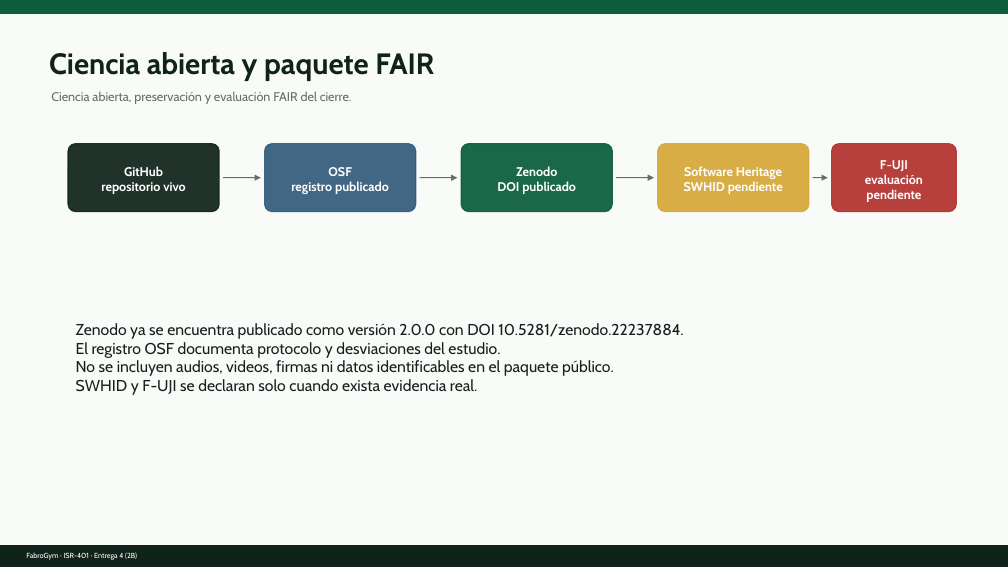
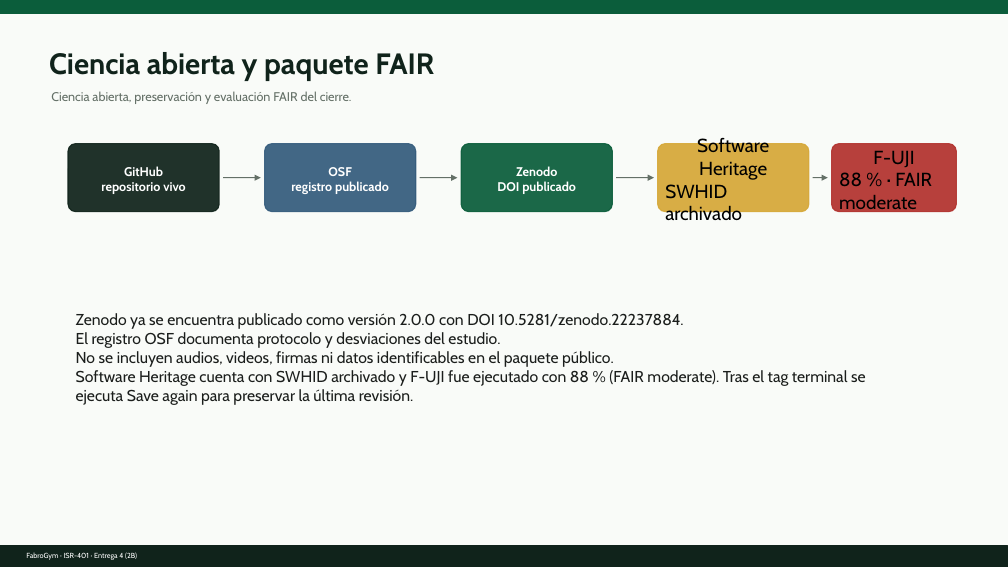
Before and after one commit to gleiston-guerrero/FabroGym_ISR401, a slide deck: slide 15 of 09_Defensa/presentacion.pptx. Drawn at 1008x567 pixels with LibreOffice and Linux fonts; fonts in the diff are those of the drawing. Boxes give left, top, right and bottom in pixels: in the first picture for what was removed or moved away, otherwise in the second. Text is boxed around its words. In the diff, an @@ line names an element or a change of style, - is before the commit and + after.

Commit message:
Actualiza materiales finales de defensa
Sincroniza presentación, PDF, guion y documentación de defensa con el SWHID archivado y la evaluación F-UJI ejecutada al 88 %.

```diff
--- a/09_Defensa/presentacion.pptx
+++ b/09_Defensa/presentacion.pptx
@@ text at (x1=697, y1=136, x2=769, y2=180): size 12 to 18 pt, text colour #FFFFFF to #000000, bold off in "Software Heritage" @@
@@ text at (x1=839, y1=172, x2=932, y2=214): text changed; size 12 to 18 pt; text colour #FFFFFF to #000000; bold off @@
-evaluación pendiente
+88 % · FAIR moderate
@@ text at (x1=873, y1=150, x2=914, y2=167): size 12 to 18 pt, text colour #FFFFFF to #000000, bold off in "F-UJI" @@
@@ text at (x1=665, y1=184, x2=742, y2=225): text changed; size 12 to 18 pt; text colour #FFFFFF to #000000; bold off @@
-SWHID pendiente
+SWHID archivado
@@ text at (x1=76, y1=370, x2=866, y2=405): text changed @@
-SWHID y F-UJI se declaran solo cuando exista evidencia real.
+Software Heritage cuenta con SWHID archivado y F-UJI fue ejecutado con 88 % (FAIR moderate). Tras el tag terminal se ejecuta Save again para preservar la última revisión.
```
Also in this commit, not shown: 5 other slides changed, 3 other files.
